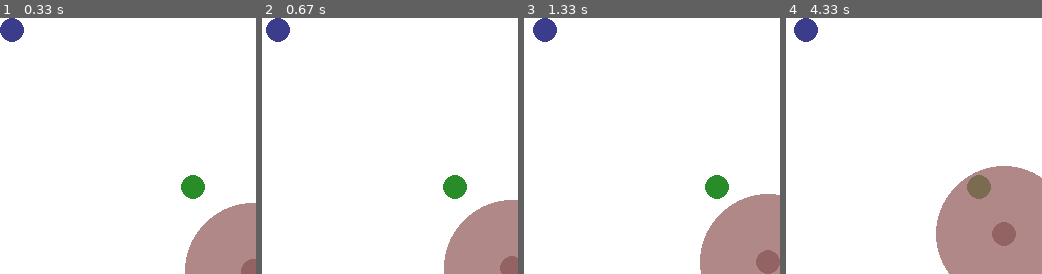
Above: before the commit, frames 1-4 (left to right).
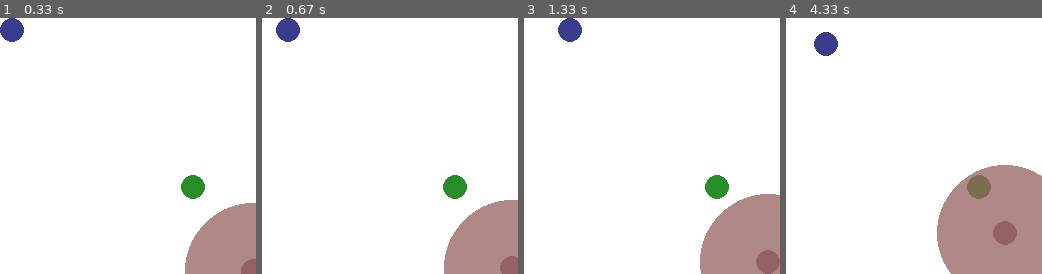
Above: after the commit, the same moments.

Repository: ntasfi/PyGame-Learning-Environment
Game: pygame game, started from ple/games/puckworld.py
Same seed, same stepped clock (60 frames per second), same inputs: the game is played once before the commit and once after it.
Inputs:
- Up to frame 1 (0.33 s): no input
- Up to frame 2 (0.67 s): hold D from 0.33 s (still down)
- Up to frame 3 (1.33 s): release D at 0.8 s; hold W 0.83-1.13 s; hold D from 1.17 s (still down)
- Up to frame 4 (4.33 s): release D at 1.63 s; hold A 1.67-2.2 s; hold S 2.23-2.53 s; hold A 2.57-2.97 s; hold W 3-3.37 s; hold D 3.4-4.03 s; hold S from 4.07 s (still down)

Frame 1 is identical in both runs. In frame 2, 0.7% of the frame differs, in the area x 1-15%, y 0-10%; in frame 3, 1.3%; in frame 4, 1.7%, in the area x 3-100%, y 0-100%.

Commit message:
Fixed sticky walls. Was a problem with decay on velocity. Affected PuckWorld and WaterWorld

Diff:
--- a/ple/games/primitives.py
+++ b/ple/games/primitives.py
@@ -21,7 +21,7 @@
         self.SCREEN_WIDTH = SCREEN_WIDTH
         self.SCREEN_HEIGHT = SCREEN_HEIGHT
         self.TYPE = TYPE
-        self.jitter_speed = 0.003
+        self.jitter_speed = 0.9
         self.speed = speed
         self.reward = reward
         self.radius = radius
@@ -98,8 +98,6 @@
 
         pygame.sprite.Sprite.__init__(self)
 
-        self.bounce_force = 0.0 #decays
-
         self.SCREEN_WIDTH = SCREEN_WIDTH
         self.SCREEN_HEIGHT = SCREEN_HEIGHT
 
@@ -125,26 +123,28 @@
         self.vel.x += dx
         self.vel.y += dy
 
-        self.vel.x = self.vel.x*0.9
-        self.vel.y = self.vel.y*0.9
+        new_x = self.pos.x + self.vel.x*dt
+        new_y = self.pos.y + self.vel.y*dt
 
-        self.pos.x += self.vel.x
-        self.pos.y += self.vel.y
+        #if its not against a wall we want a total decay of 50
+        if new_x >= self.SCREEN_WIDTH-self.radius:
+            self.pos.x = self.SCREEN_WIDTH-self.radius
+            self.vel.x = 0.0
+        elif new_x < self.radius:
+            self.pos.x = self.radius
+            self.vel.x = 0.0
+        else:
+            self.pos.x = new_x
+            self.vel.x = self.vel.x*0.975
 
-        if self.pos.x < self.radius:
-            self.pos.x = self.radius
-            self.vel.x *= self.bounce_force
-
-        if self.pos.x > self.SCREEN_WIDTH-(self.radius):
-            self.pos.x = self.SCREEN_WIDTH-(self.radius)
-            self.vel.x *= self.bounce_force
-
-        if self.pos.y < self.radius:
+        if new_y > self.SCREEN_HEIGHT-self.radius:
+            self.pos.y = self.SCREEN_HEIGHT-self.radius
+            self.vel.y = 0.0
+        elif new_y < self.radius:
             self.pos.y = self.radius
-            self.vel.x *= self.bounce_force
-
-        if self.pos.y > self.SCREEN_HEIGHT-(self.radius):
-            self.pos.y = self.SCREEN_HEIGHT-(self.radius)
-            self.vel.y *= self.bounce_force
+            self.vel.y = 0.0
+        else:
+            self.pos.y = new_y
+            self.vel.y = self.vel.y*0.975
 
         self.rect.center = (self.pos.x, self.pos.y)
--- a/ple/games/puckworld.py
+++ b/ple/games/puckworld.py
@@ -85,7 +85,7 @@
             "radius_outer": percent_round_int(width, 0.265),
             "color_center": (110, 45, 45),
             "color_outer": (150, 95, 95),
-            "speed": 0.00005*width
+            "speed": 0.05*width
         }
 
         self.CREEP_GOOD = {
@@ -94,9 +94,9 @@
         }
 
         self.AGENT_COLOR = (60, 60, 140)
-        self.AGENT_SPEED = 0.00015*width
+        self.AGENT_SPEED = 0.2*width
         self.AGENT_RADIUS = percent_round_int(width, 0.047)
-        self.AGENT_INIT_POS = (0,0)
+        self.AGENT_INIT_POS = (self.AGENT_RADIUS, self.AGENT_RADIUS)
 
         self.BG_COLOR = (255, 255, 255)
         self.dx = 0
@@ -104,6 +104,8 @@
         self.ticks = 0
 
     def _handle_player_events(self):
+        self.dx = 0.0
+        self.dy = 0.0
         for event in pygame.event.get():
             if event.type == pygame.QUIT:
                 pygame.quit()
@@ -112,8 +114,6 @@
             if event.type == pygame.KEYDOWN:
                 key = event.key
 
-                self.dx *= 0.9
-                self.dy *= 0.9
 
                 if key == self.actions["left"]:
                     self.dx -= self.AGENT_SPEED
@@ -216,7 +216,7 @@
         """
             Perform one step of game emulation.
         """
-
+        dt /= 1000.0
         self.ticks += 1
         self.screen.fill(self.BG_COLOR)
 
--- a/ple/games/waterworld.py
+++ b/ple/games/waterworld.py
@@ -47,9 +47,9 @@
         radius = percent_round_int(width, 0.047)
         self.CREEP_RADII = [ radius, radius ]
         self.CREEP_REWARD = [ 1, -1 ]
-        self.CREEP_SPEED = 0.00015*width
+        self.CREEP_SPEED = 0.25*width
         self.AGENT_COLOR = (60, 60, 140)
-        self.AGENT_SPEED = 0.00045*width
+        self.AGENT_SPEED = 0.25*width
         self.AGENT_RADIUS = radius
         self.AGENT_INIT_POS = (self.width/2, self.height/2)
 
@@ -62,6 +62,8 @@
         self.dy = 0
 
     def _handle_player_events(self):
+        self.dx = 0
+        self.dy = 0
         for event in pygame.event.get():
             if event.type == pygame.QUIT:
                 pygame.quit()
@@ -69,9 +71,6 @@
 
             if event.type == pygame.KEYDOWN:
                 key = event.key
-
-                self.dx *= 0.9
-                self.dy *= 0.9
 
                 if key == self.actions["left"]:
                     self.dx -= self.AGENT_SPEED
@@ -188,7 +187,7 @@
         """
             Perform one step of game emulation.
         """
-
+        dt /= 1000.0
         self.screen.fill(self.BG_COLOR)
 
         self._handle_player_events()
